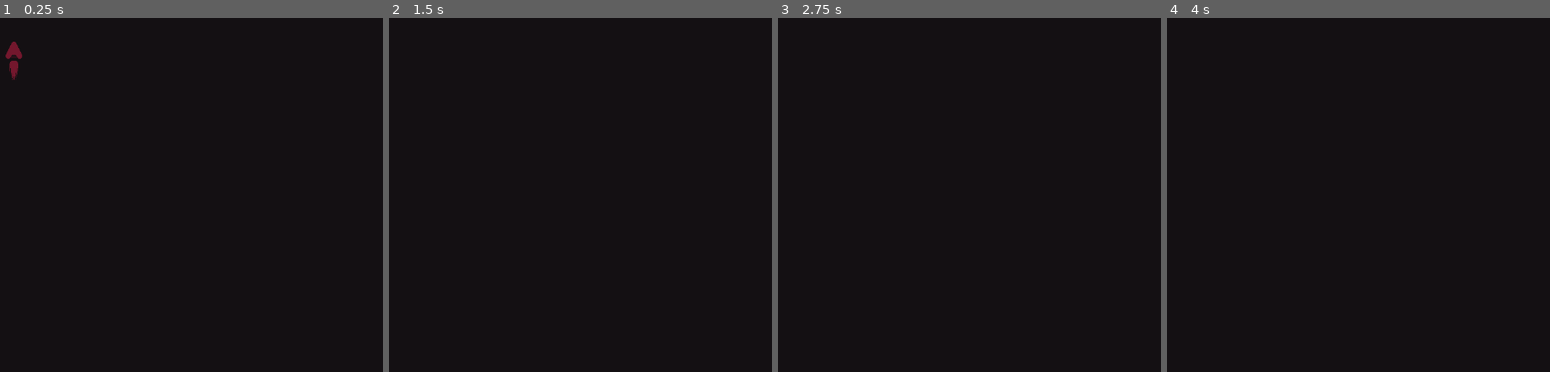
Above: before the commit, frames 1-4 (left to right).
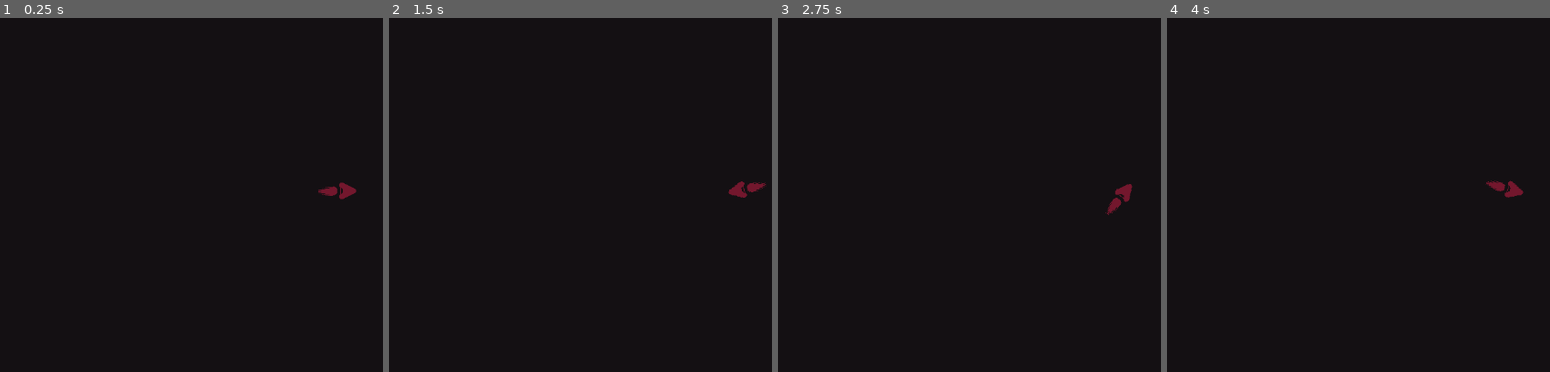
Above: after the commit, the same moments.

Repository: Ali-Wahbi/SpaceShooterWithPortals
Game: Godot game, scene res://test_area.tscn
The game is run twice, just before and just after one commit, with the same random seed, the same clock (stepped at 60 frames per second) and the same inputs. The project has no main scene, so this scene is started directly.
Inputs (mouse positions are in pixels of both pictures, inside the frame that each line leads up to):
- Up to frame 1 (0.25 s): no input
- Up to frame 2 (1.5 s): tap Enter (ui_accept) at 0.5, 0.6, 0.77, 1.07, 1.25, 1.35 s; move the mouse to (outside the picture) at 0.52 s; hold Right (ui_right) from 0.53 s (still down); move the mouse to (591, 212) at 1.27 s
- Up to frame 3 (2.75 s): tap Enter (ui_accept) at 1.52, 1.82, 2, 2.1 s; move the mouse to (outside the picture) at 2.02 s; release Right (ui_right) at 2.03 s; hold Left (ui_left) from 2.03 s (still down)
- Up to frame 4 (4 s): tap Enter (ui_accept) at 2.75, 2.85, 3.02, 3.32, 3.5, 3.6, 3.77 s; move the mouse to (1477, 272) at 2.77 s; release Left (ui_left) at 2.78 s; hold Right (ui_right) from 2.78 s (still down); move the mouse to (outside the picture) at 3.52 s

The runs differ from the first frame. In frame 1, 0.5% of the frame differs, in the area x 1-94%, y 6-52%; in frame 2, 0.2%; in frame 3, 0.2%; in frame 4, 0.2%.

Commit message:
player movement Done

Diff:
--- a/Player/player.gd
+++ b/Player/player.gd
@@ -2,24 +2,20 @@
 
 
 const SPEED = 300.0
-const JUMP_VELOCITY = -400.0
 
+@export var extraAngle: float = 90.0
+@export var rotationSpeed: float = 10.0
+var previousAngle: float = -1
+func _physics_process(delta: float) -> void:
+	# rotate based on mouse pos
+	MousePosRotate(delta)
+	# move when thrust is clicked
+	# slow down when thrust is released
+	move_and_slide()
 
-func _physics_process(delta: float) -> void:
-	# Add the gravity.
-	if not is_on_floor():
-		velocity += get_gravity() * delta
+func MousePosRotate(delta) -> void:
+	var mouseRotation = global_position.angle_to_point(get_global_mouse_position())
 
-	# Handle jump.
-	if Input.is_action_just_pressed("ui_accept") and is_on_floor():
-		velocity.y = JUMP_VELOCITY
+	var correctRotations = mouseRotation + deg_to_rad(extraAngle)
 
-	# Get the input direction and handle the movement/deceleration.
-	# As good practice, you should replace UI actions with custom gameplay actions.
-	var direction := Input.get_axis("ui_left", "ui_right")
-	if direction:
-		velocity.x = direction * SPEED
-	else:
-		velocity.x = move_toward(velocity.x, 0, SPEED)
-
-	move_and_slide()
+	rotation = lerp_angle(rotation, correctRotations, rotationSpeed * delta)
--- a/project.godot
+++ b/project.godot
@@ -15,6 +15,19 @@
 boot_splash/bg_color=Color(0.078431375, 0.0627451, 0.07450981, 1)
 config/icon="res://icon.svg"
 
+[input]
+
+Fire={
+"deadzone": 0.2,
+"events": [Object(InputEventMouseButton,"resource_local_to_scene":false,"resource_name":"","device":-1,"window_id":0,"alt_pressed":false,"shift_pressed":false,"ctrl_pressed":false,"meta_pressed":false,"button_mask":0,"position":Vector2(0, 0),"global_position":Vector2(0, 0),"factor":1.0,"button_index":1,"canceled":false,"pressed":false,"double_click":false,"script":null)
+]
+}
+Thrust={
+"deadzone": 0.2,
+"events": [Object(InputEventMouseButton,"resource_local_to_scene":false,"resource_name":"","device":-1,"window_id":0,"alt_pressed":false,"shift_pressed":false,"ctrl_pressed":false,"meta_pressed":false,"button_mask":0,"position":Vector2(0, 0),"global_position":Vector2(0, 0),"factor":1.0,"button_index":2,"canceled":false,"pressed":false,"double_click":false,"script":null)
+]
+}
+
 [layer_names]
 
 2d_physics/layer_1="player"
--- a/test_area.tscn
+++ b/test_area.tscn
@@ -14,6 +14,7 @@
 position = Vector2(48, 72)
 motion_mode = 1
 script = ExtResource("1_6fnve")
+rotationSpeed = 15.0
 
 [node name="CharactersSheet1" type="Sprite2D" parent="Player" unique_id=2016796787]
 texture = ExtResource("1_rfpkf")
@@ -35,3 +36,10 @@
 position = Vector2(4, 0)
 rotation = -0.5235988
 shape = SubResource("CapsuleShape2D_rfpkf")
+
+[node name="Camera2D" type="Camera2D" parent="." unique_id=2133395988]
+position = Vector2(48, 72)
+position_smoothing_enabled = true
+drag_horizontal_enabled = true
+drag_vertical_enabled = true
+editor_draw_drag_margin = true
